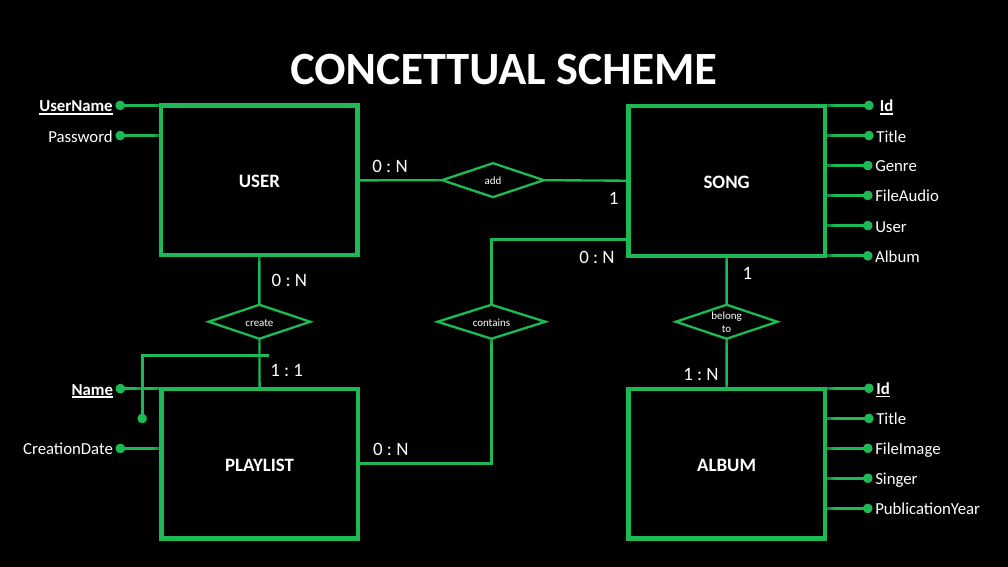
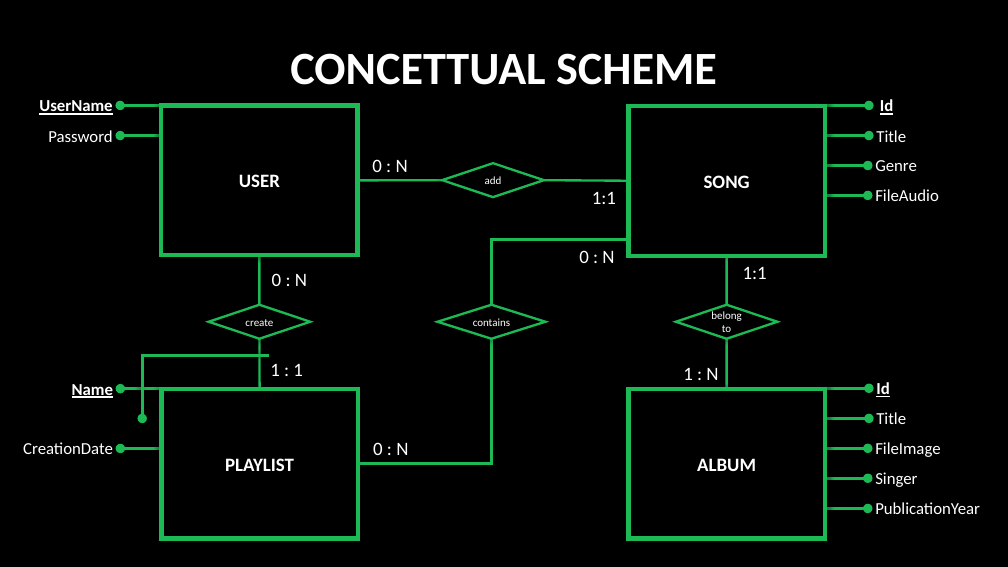
Before and after one commit to campanamattia/tiw.project-html, a slide deck: slide 3 of delivers/THE PLAYLIST.pptx. Drawn at 1008x567 pixels with LibreOffice and Linux fonts; fonts in the diff are those of the drawing. Boxes give left, top, right and bottom in pixels: in the first picture for what was removed or moved away, otherwise in the second. Text is boxed around its words. In the diff, an @@ line names an element or a change of style, - is before the commit and + after.

```diff
--- a/delivers/THE PLAYLIST.pptx
+++ b/delivers/THE PLAYLIST.pptx
@@ text at bbox=[592, 191, 616, 204]: text changed @@
-1
+1:1
@@ arrow removed from (824, 225) to (868, 225) @@
@@ text removed at bbox=[875, 221, 906, 232] @@
-User
@@ text at bbox=[743, 267, 767, 279]: text changed @@
-1
+1:1
@@ arrow removed from (824, 256) to (868, 256) @@
@@ text removed at bbox=[875, 250, 920, 262] @@
-Album
```
Also in this commit, not shown: 2 other slides changed, 1 other file.
